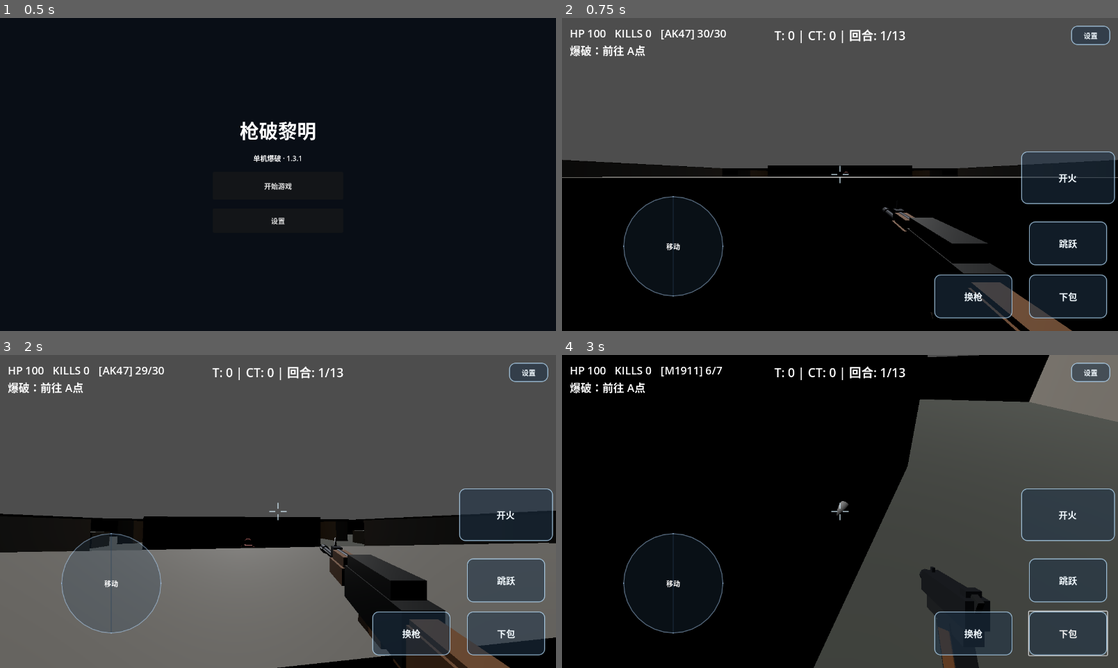
Above: before the commit, frames 1-4 (two rows, left to right).
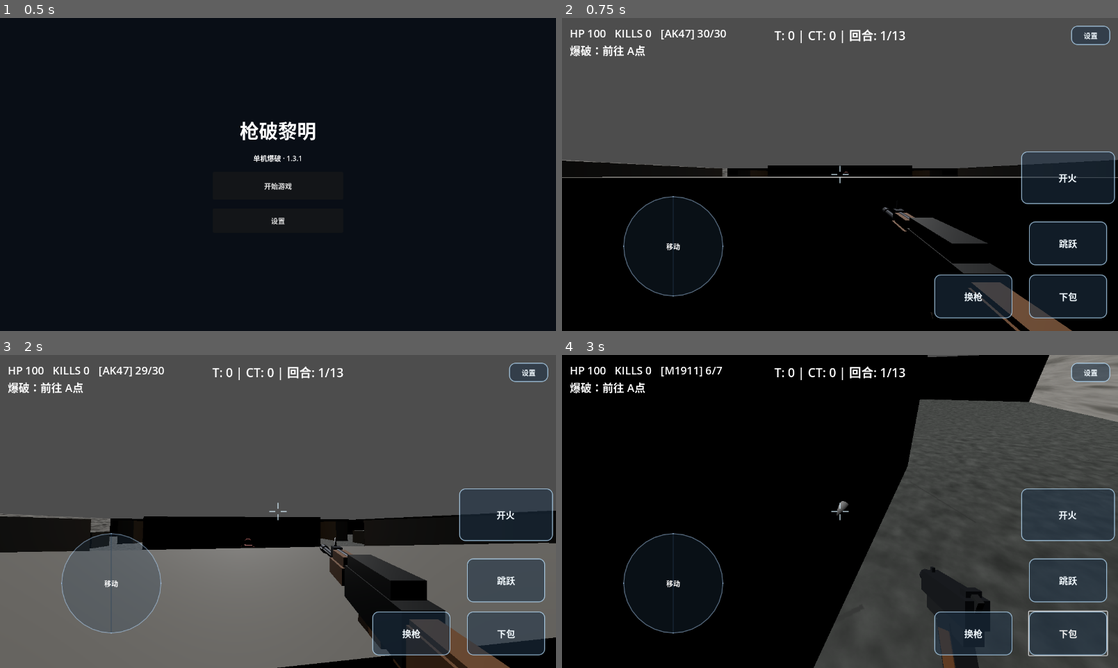
Above: after the commit, the same moments.

Repository: yjm89gdjrg-web/qiangpo-ios
Game: Godot game, scene res://scenes/boot.tscn
Same seed, same stepped clock (60 frames per second), same inputs: the game is played once before the commit and once after it.
Inputs (mouse positions are in pixels of both pictures, inside the frame that each line leads up to):
- Up to frame 1 (0.5 s): no input
- Up to frame 2 (0.75 s): click "开始游戏" at 0.5 s
- Up to frame 3 (2 s): tap Enter at 1.25 s; move the mouse to (305, 511) at 1.27 s; hold W (move_forward) from 1.28 s (still down); tap 1 at 1.35 s; click (305, 511) at 1.42 s; tap Space (jump) at 1.52 s
- Up to frame 4 (3 s): move the mouse to (812, 511) at 2.02 s; tap 7 at 2.1 s; tap Space (jump) at 2.27 s; release W (move_forward) at 2.75 s; click "下包" at 2.75 s

Frame 1 is identical in both runs. In frame 2, less than 0.1% of the frame differs, in the area x 0-30%, y 45-51%; in frame 3, 0.3%; in frame 4, 0.3%, in the area x 84-100%, y 0-19%.

Commit message:
feat: add procedural textures (asphalt/concrete/crate) for CF-quality visuals
- Add 3 material sets with albedo/normal/roughness maps
- Update main.tscn with PBR materials (ground/walls/crates)
- Textures: 512x512 procedural generation
- Align with CF PC game visual quality

Diff:
--- a/scenes/main.tscn
+++ b/scenes/main.tscn
@@ -1,4 +1,14 @@
-[gd_scene load_steps=82 format=3 uid="uid://bqpsd1x0main"]
+[gd_scene load_steps=91 format=3 uid="uid://bqpsd1x0main"]
+
+[ext_resource type="Texture2D" path="res://textures/asphalt_albedo.png" id="tex_asphalt_albedo"]
+[ext_resource type="Texture2D" path="res://textures/asphalt_normal.png" id="tex_asphalt_normal"]
+[ext_resource type="Texture2D" path="res://textures/asphalt_rough.png" id="tex_asphalt_rough"]
+[ext_resource type="Texture2D" path="res://textures/concrete_albedo.png" id="tex_concrete_albedo"]
+[ext_resource type="Texture2D" path="res://textures/concrete_normal.png" id="tex_concrete_normal"]
+[ext_resource type="Texture2D" path="res://textures/concrete_rough.png" id="tex_concrete_rough"]
+[ext_resource type="Texture2D" path="res://textures/crate_albedo.png" id="tex_crate_albedo"]
+[ext_resource type="Texture2D" path="res://textures/crate_normal.png" id="tex_crate_normal"]
+[ext_resource type="Texture2D" path="res://textures/crate_rough.png" id="tex_crate_rough"]
 
 [ext_resource type="Script" path="res://scripts/player.gd" id="1_player"]
 
@@ -30,8 +40,11 @@
 size = Vector2(120, 120)
 
 [sub_resource type="StandardMaterial3D" id="StandardMaterial3D_ground"]
-albedo_color = Color(0.24, 0.25, 0.23, 1)
-
+albedo_texture = ExtResource("tex_asphalt_albedo")
+normal_enabled = true
+normal_texture = ExtResource("tex_asphalt_normal")
+roughness_texture = ExtResource("tex_asphalt_rough")
+uv1_scale = Vector3(20, 20, 1)
 [sub_resource type="BoxShape3D" id="BoxShape3D_ground"]
 size = Vector3(120, 0.2, 120)
 
@@ -61,8 +74,11 @@
 albedo_color = Color(0.95, 0.55, 0.12, 1)
 
 [sub_resource type="StandardMaterial3D" id="StandardMaterial3D_wall"]
-albedo_color = Color(0.42, 0.40, 0.38, 1)
-
+albedo_texture = ExtResource("tex_concrete_albedo")
+normal_enabled = true
+normal_texture = ExtResource("tex_concrete_normal")
+roughness_texture = ExtResource("tex_concrete_rough")
+uv1_scale = Vector3(4, 4, 1)
 [sub_resource type="StandardMaterial3D" id="StandardMaterial3D_cover"]
 albedo_color = Color(0.34, 0.36, 0.34, 1)
 
@@ -71,9 +87,11 @@
 uv1_scale = Vector3(20, 20, 1)
 
 [sub_resource type="StandardMaterial3D" id="StandardMaterial3D_wall"]
-albedo_color = Color(0.46, 0.44, 0.41, 1)
-roughness = 0.85
-
+albedo_texture = ExtResource("tex_concrete_albedo")
+normal_enabled = true
+normal_texture = ExtResource("tex_concrete_normal")
+roughness_texture = ExtResource("tex_concrete_rough")
+uv1_scale = Vector3(4, 4, 1)
 [sub_resource type="StandardMaterial3D" id="StandardMaterial3D_struct"]
 albedo_color = Color(0.38, 0.37, 0.35, 1)
 roughness = 0.8
@@ -83,9 +101,11 @@
 roughness = 0.75
 
 [sub_resource type="StandardMaterial3D" id="StandardMaterial3D_crate"]
-albedo_color = Color(0.55, 0.40, 0.22, 1)
-roughness = 0.9
-
+albedo_texture = ExtResource("tex_crate_albedo")
+normal_enabled = true
+normal_texture = ExtResource("tex_crate_normal")
+roughness_texture = ExtResource("tex_crate_rough")
+uv1_scale = Vector3(1, 1, 1)
 [sub_resource type="BoxMesh" id="BoxMesh_walln"]
 size = Vector3(60, 4, 1)
 
--- /dev/null
+++ b/tools/tests/map_shot.gd
@@ -0,0 +1,27 @@
+extends SceneTree
+
+func _init():
+	var scene: Node = load("res://scenes/main.tscn").instantiate()
+	root.add_child(scene)
+
+	await create_timer(0.5).timeout
+
+	var vp := root.get_viewport()
+	vp.size = Vector2i(1920, 1080)
+
+	var player = scene.get_node("Player")
+	var camera = player.get_node("Head/Camera3D")
+
+	# 调整视角：稍微向上看，能看到墙体和地面
+	player.global_position = Vector3(0, 1.6, 10)
+	player.rotation.y = deg_to_rad(180)
+	camera.rotation.x = deg_to_rad(-10)
+
+	await create_timer(0.3).timeout
+
+	var img := vp.get_texture().get_image()
+	var out := "/home/ubuntu/.openclaw/workspace/shotdawn-textured-map.png"
+	img.save_png(out)
+	print("✓ Screenshot saved: " + out)
+
+	quit()
Binary file added: textures/asphalt_albedo.png
Binary file added: textures/asphalt_normal.png
Binary file added: textures/asphalt_rough.png
Binary file added: textures/concrete_albedo.png
Binary file added: textures/concrete_normal.png
Binary file added: textures/concrete_rough.png
Binary file added: textures/crate_albedo.png
Binary file added: textures/crate_normal.png
Binary file added: textures/crate_rough.png
